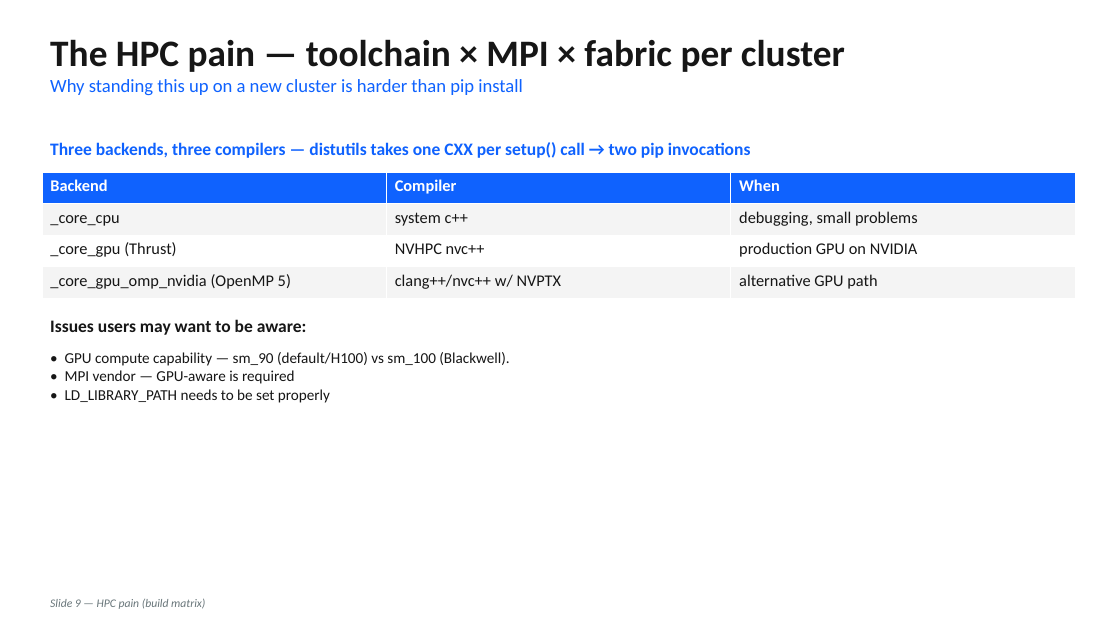
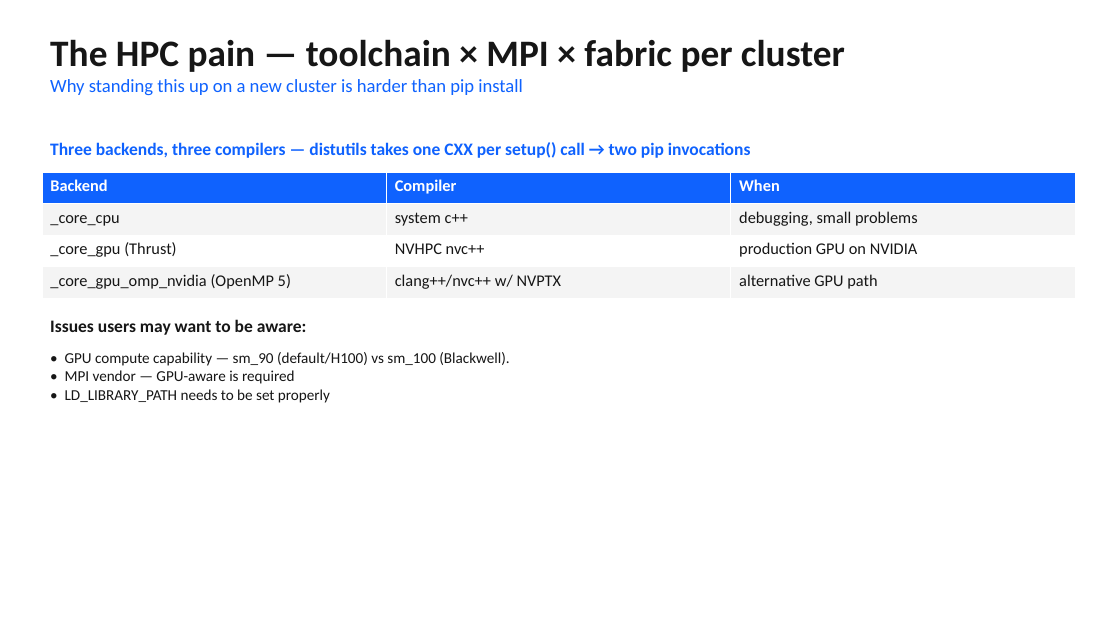
Before and after one commit to hfwen0502/sbd, a slide deck: slide 9 of .github/SBD_PYTHON_DECK-final.pptx. Drawn at 1120x630 pixels with LibreOffice and Linux fonts; fonts in the diff are those of the drawing. Boxes give left, top, right and bottom in pixels: in the first picture for what was removed or moved away, otherwise in the second. Text is boxed around its words. In the diff, an @@ line names an element or a change of style, - is before the commit and + after.

Commit message:
updated

```diff
--- a/.github/SBD_PYTHON_DECK-final.pptx
+++ b/.github/SBD_PYTHON_DECK-final.pptx
@@ text removed at bbox=[50, 599, 205, 609] @@
-Slide 9 — HPC pain (build matrix)
```
Also in this commit, not shown: 1 other slide changed.
